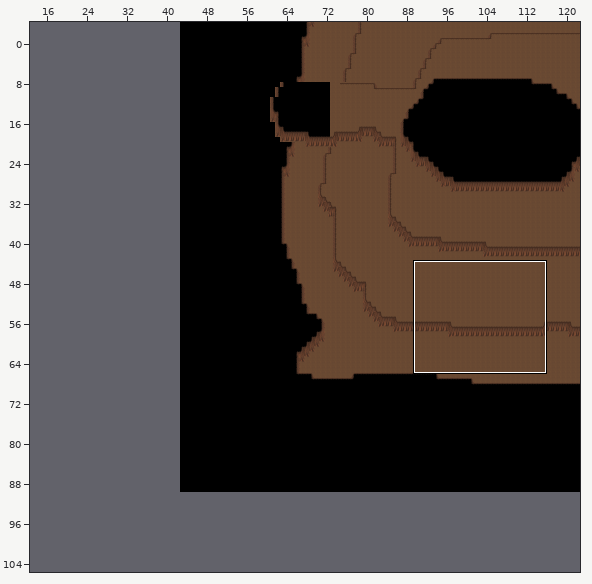
Tiled map: tmwdata/maps/001-3.tmx. Above, an overview of the earlier version with the close-up marked.
Close-up. As it was:
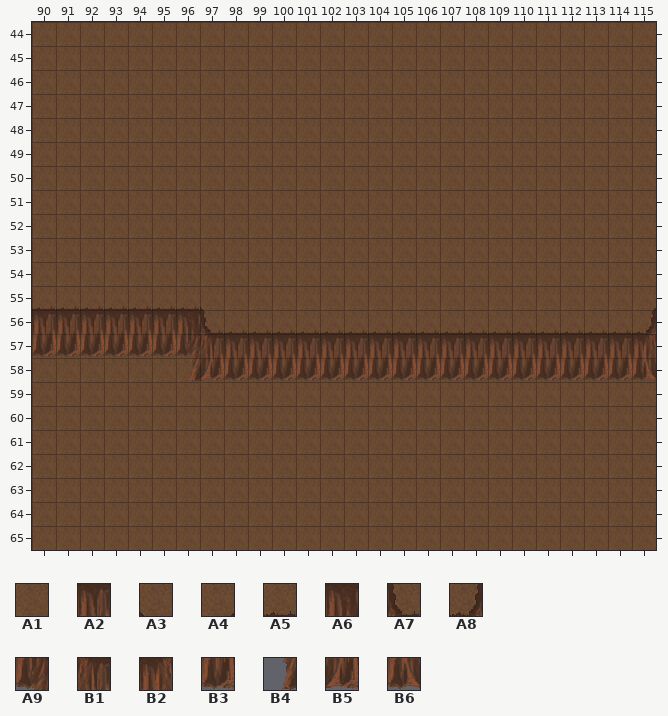
Cells are 32x32 px. Shown: x 90..115, y 44..65. The commit also changed other parts of the map, which this record leaves out. The old version is drawn lined up with the new one. Not drawn, because the pictures are missing: unchanged layer "set".
Key: from "cave": A1 4, A2 52; from "cave_bilevel": A3 93, A4 94, A5 117, A6 120, A7 121, A8 122, A9 136, B1 137, B2 138, B3 149, B4 152, B5 153, B6 154.
__ is an empty cell, ## one hidden under a higher layer.
Layers that did not change in this view are not listed.
Layer "Ground2" before, first column x 90:
44 A1 A1 A1 A1 A1 A1 A1 A1 A1 A1 A1 A1 A1 A1 A1 A1 A1 A1 A1 A1 A1 A1 A1 A1 A1 A1
45 A1 A1 A1 A1 A1 A1 A1 A1 A1 A1 A1 A1 A1 A1 A1 A1 A1 A1 A1 A1 A1 A1 A1 A1 A1 A1
46 A1 A1 A1 A1 A1 A1 A1 A1 A1 A1 A1 A1 A1 A1 A1 A1 A1 A1 A1 A1 A1 A1 A1 A1 A1 A1
47 A1 A1 A1 A1 A1 A1 A1 A1 A1 A1 A1 A1 A1 A1 A1 A1 A1 A1 A1 A1 A1 A1 A1 A1 A1 A1
48 A1 A1 A1 A1 A1 A1 A1 A1 A1 A1 A1 A1 A1 A1 A1 A1 A1 A1 A1 A1 A1 A1 A1 A1 A1 A1
49 A1 A1 A1 A1 A1 A1 A1 A1 A1 A1 A1 A1 A1 A1 A1 A1 A1 A1 A1 A1 A1 A1 A1 A1 A1 A1
50 A1 A1 A1 A1 A1 A1 A1 A1 A1 A1 A1 A1 A1 A1 A1 A1 A1 A1 A1 A1 A1 A1 A1 A1 A1 A1
51 A1 A1 A1 A1 A1 A1 A1 A1 A1 A1 A1 A1 A1 A1 A1 A1 A1 A1 A1 A1 A1 A1 A1 A1 A1 A1
52 A1 A1 A1 A1 A1 A1 A1 A1 A1 A1 A1 A1 A1 A1 A1 A1 A1 A1 A1 A1 A1 A1 A1 A1 A1 A1
53 A1 A1 A1 A1 A1 A1 A1 A1 A1 A1 A1 A1 A1 A1 A1 A1 A1 A1 A1 A1 A1 A1 A1 A1 A1 A1
54 A1 A1 A1 A1 A1 A1 A1 A1 A1 A1 A1 A1 A1 A1 A1 A1 A1 A1 A1 A1 A1 A1 A1 A1 A1 A1
55 ## ## ## ## ## ## ## ## A1 A1 A1 A1 A1 A1 A1 A1 A1 A1 A1 A1 A1 A1 A1 A1 A1 ##
56 ## ## ## ## ## ## ## ## ## ## ## ## ## ## ## ## ## ## ## ## ## ## ## ## ## ##
57 A1 A1 A1 A1 A1 A1 A1 ## ## ## ## ## ## ## ## ## ## ## ## ## ## ## ## ## ## ##
58 A1 A1 A1 A1 A1 A1 A1 A1 A1 A1 A1 A1 A1 A1 A1 A1 A1 A1 A1 A1 A1 A1 A1 A1 A1 A1
59 A1 A1 A1 A1 A1 A1 A1 A1 A1 A1 A1 A1 A1 A1 A1 A1 A1 A1 A1 A1 A1 A1 A1 A1 A1 A1
60 A1 A1 A1 A1 A1 A1 A1 A1 A1 A1 A1 A1 A1 A1 A1 A1 A1 A1 A1 A1 A1 A1 A1 A1 A1 A1
61 A1 A1 A1 A1 A1 A1 A1 A1 A1 A1 A1 A1 A1 A1 A1 A1 A1 A1 A1 A1 A1 A1 A1 A1 A1 A1
62 A1 A1 A1 A1 A1 A1 A1 A1 A1 A1 A1 A1 A1 A1 A1 A1 A1 A1 A1 A1 A1 A1 A1 A1 A1 A1
63 A1 A1 A1 A1 A1 A1 A1 A1 A1 A1 A1 A1 A1 A1 A1 A1 A1 A1 A1 A1 A1 A1 A1 A1 A1 A1
64 A1 A1 A1 A1 A1 A1 A1 A1 A1 A1 A1 A1 A1 A1 A1 A1 A1 A1 A1 A1 A1 A1 A1 A1 A1 A1
65 A1 A1 A1 A1 A1 A1 A1 A1 A1 A1 A1 A1 A1 A1 A1 A1 A1 A1 A1 A1 A1 A1 A1 A1 A1 A1
Layer "piso" before, first column x 90:
48 __ __ __ __ __ __ __ __ __ __ __ __ __ __ __ __ __ __ __ __ __ __ __ __ __ __
49 __ __ __ __ __ __ __ __ __ __ __ __ __ __ __ __ __ __ __ __ __ __ __ __ __ __
50 __ __ __ __ __ __ __ __ __ __ __ __ __ __ __ __ __ __ __ __ __ __ __ __ __ __
51 __ __ __ __ __ __ __ __ __ __ __ __ __ __ __ __ __ __ __ __ __ __ __ __ __ __
52 __ __ __ __ __ __ __ __ __ __ __ __ __ __ __ __ __ __ __ __ __ __ __ __ __ __
53 __ __ __ __ __ __ __ __ __ __ __ __ __ __ __ __ __ __ __ __ __ __ __ __ __ __
54 __ __ __ __ __ __ __ __ __ __ __ __ __ __ __ __ __ __ __ __ __ __ __ __ __ __
55 A5 A5 A5 A5 A5 A5 A5 A3 __ __ __ __ __ __ __ __ __ __ __ __ __ __ __ __ __ A4
56 A2 A2 A2 A2 A2 A2 A6 A7 A5 A5 A5 A5 A5 A5 A5 A5 A5 A5 A5 A5 A5 A5 A5 A5 A5 A8
57 B3 B3 B3 B3 B3 B3 A9 B1 A2 A2 A2 A2 A2 A2 A2 A2 A2 A2 A2 A2 A2 A2 A2 A2 A2 B2
58 __ __ __ __ __ __ B4 B5 B3 B3 B3 B3 B3 B3 B3 B3 B3 B3 B3 B3 B3 B3 B3 B3 B3 B6
59 __ __ __ __ __ __ __ __ __ __ __ __ __ __ __ __ __ __ __ __ __ __ __ __ __ __
60 __ __ __ __ __ __ __ __ __ __ __ __ __ __ __ __ __ __ __ __ __ __ __ __ __ __
61 __ __ __ __ __ __ __ __ __ __ __ __ __ __ __ __ __ __ __ __ __ __ __ __ __ __
62 __ __ __ __ __ __ __ __ __ __ __ __ __ __ __ __ __ __ __ __ __ __ __ __ __ __
63 __ __ __ __ __ __ __ __ __ __ __ __ __ __ __ __ __ __ __ __ __ __ __ __ __ __
64 __ __ __ __ __ __ __ __ __ __ __ __ __ __ __ __ __ __ __ __ __ __ __ __ __ __
After the commit:
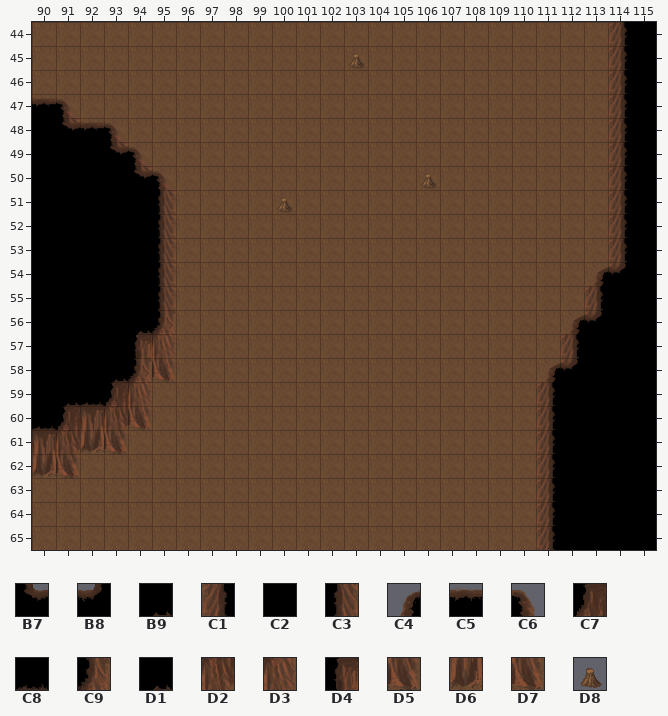
Further tiles: from "cave": B7 8, B8 9, B9 18, C1 19, C2 20, C3 21, C4 22, C5 23, C6 24, C7 34, C8 36, C9 37, D1 38, D2 50, D3 53, D4 54, D5 66, D6 68, D7 69, D8 122.
What changed:
Changed rows in their new state; .. is an unchanged cell.
everything moved by +43,-50 cells (the old picture is shown already moved)
Layer "Ground2" (removed):
first column x 90:
44 .. .. .. .. .. .. .. .. .. .. .. .. .. .. .. .. .. .. .. .. .. .. .. .. __ __
45 .. .. .. .. .. .. .. .. .. .. .. .. .. __ .. .. .. .. .. .. .. .. .. .. __ __
46 .. .. .. .. .. .. .. .. .. .. .. .. .. .. .. .. .. .. .. .. .. .. .. .. __ __
47 __ __ .. .. .. .. .. .. .. .. .. .. .. .. .. .. .. .. .. .. .. .. .. .. __ __
48 __ __ __ __ .. .. .. .. .. .. .. .. .. .. .. .. .. .. .. .. .. .. .. .. __ __
49 __ __ __ __ __ .. .. .. .. .. .. .. .. .. .. .. .. .. .. .. .. .. .. .. __ __
50 __ __ __ __ __ __ .. .. .. .. .. .. .. .. .. .. __ .. .. .. .. .. .. .. __ __
51 __ __ __ __ __ __ .. .. .. .. __ .. .. .. .. .. .. .. .. .. .. .. .. .. __ __
52 __ __ __ __ __ __ .. .. .. .. .. .. .. .. .. .. .. .. .. .. .. .. .. .. __ __
53 __ __ __ __ __ __ .. .. .. .. .. .. .. .. .. .. .. .. .. .. .. .. .. .. __ __
54 __ __ __ __ __ __ .. .. .. .. .. .. .. .. .. .. .. .. .. .. .. .. .. __ __ __
55 .. .. .. .. .. .. .. .. .. .. .. .. .. .. .. .. .. .. .. .. .. .. .. __ __ ..
57 __ __ __ __ __ __ __ .. .. .. .. .. .. .. .. .. .. .. .. .. .. .. .. .. .. ..
58 __ __ __ __ __ __ __ __ __ __ __ __ __ __ __ __ __ __ __ __ __ __ __ __ __ __
59 __ __ __ __ __ .. .. .. .. .. .. .. .. .. .. .. .. .. .. .. .. __ __ __ __ __
60 __ __ __ __ __ .. .. .. .. .. .. .. .. .. .. .. .. .. .. .. .. __ __ __ __ __
61 __ __ __ __ .. .. .. .. .. .. .. .. .. .. .. .. .. .. .. .. .. __ __ __ __ __
62 __ __ .. .. .. .. .. .. .. .. .. .. .. .. .. .. .. .. .. .. .. __ __ __ __ __
63 .. .. .. .. .. .. .. .. .. .. .. .. .. .. .. .. .. .. .. .. .. __ __ __ __ __
64 .. .. .. .. .. .. .. .. .. .. .. .. .. .. .. .. .. .. .. .. .. __ __ __ __ __
65 .. .. .. .. .. .. .. .. .. .. .. .. .. .. .. .. .. .. .. .. .. __ __ __ __ __
Layer "piso" (removed):
first column x 90:
55 __ __ __ __ __ __ __ .. .. .. .. .. .. .. .. .. .. .. .. .. .. .. .. .. .. __
56 __ __ __ __ __ __ __ __ __ __ __ __ __ __ __ __ __ __ __ __ __ __ __ __ __ __
57 __ __ __ __ __ __ __ __ __ __ __ __ __ __ __ __ __ __ __ __ __ __ __ __ __ __
58 .. .. .. .. .. .. __ __ __ __ __ __ __ __ __ __ __ __ __ __ __ __ __ __ __ __
Layer "Ground":
first column x 90:
44 .. .. .. .. .. .. .. .. .. .. .. .. .. .. .. .. .. .. .. .. .. .. .. .. C1 C2
45 .. .. .. .. .. .. .. .. .. .. .. .. .. A1 .. .. .. .. .. .. .. .. .. .. C1 C2
46 .. .. .. .. .. .. .. .. .. .. .. .. .. .. .. .. .. .. .. .. .. .. .. .. C1 C2
47 A1 A1 .. .. .. .. .. .. .. .. .. .. .. .. .. .. .. .. .. .. .. .. .. .. C1 C2
48 C2 C3 A1 A1 .. .. .. .. .. .. .. .. .. .. .. .. .. .. .. .. .. .. .. .. C1 C2
49 C2 C2 C2 C3 A1 .. .. .. .. .. .. .. .. .. .. .. .. .. .. .. .. .. .. .. C1 C2
50 C2 C2 C2 C2 C3 A1 .. .. .. .. .. .. .. .. .. .. A1 .. .. .. .. .. .. .. C1 C2
51 C2 C2 C2 C2 C2 C3 .. .. .. .. A1 .. .. .. .. .. .. .. .. .. .. .. .. .. C1 C2
52 C2 C2 C2 C2 C2 C3 .. .. .. .. .. .. .. .. .. .. .. .. .. .. .. .. .. .. C1 C2
53 C2 C2 C2 C2 C2 C3 .. .. .. .. .. .. .. .. .. .. .. .. .. .. .. .. .. .. C1 C2
54 C2 C2 C2 C2 C2 C3 .. .. .. .. .. .. .. .. .. .. .. .. .. .. .. .. .. A1 C1 C2
55 C2 C2 C2 C2 C2 C3 A1 .. .. .. .. .. .. .. .. .. .. .. .. .. .. .. .. C1 C2 C2
56 C2 C2 C2 C2 D1 C9 A1 A1 A1 A1 A1 A1 A1 A1 A1 A1 A1 A1 A1 A1 A1 A1 A1 C1 C2 C2
57 C2 C2 C2 C2 D4 D3 A1 A1 A1 A1 A1 A1 A1 A1 A1 A1 A1 A1 A1 A1 A1 A1 C1 C2 C2 C2
58 C2 C2 C2 B9 C9 D7 A1 A1 A1 A1 A1 A1 A1 A1 A1 A1 A1 A1 A1 A1 A1 A1 C1 C2 C2 C2
59 C2 B9 C8 C7 D3 .. .. .. .. .. .. .. .. .. .. .. .. .. .. .. .. C1 C2 C2 C2 C2
60 C8 C7 A2 D2 D7 .. .. .. .. .. .. .. .. .. .. .. .. .. .. .. .. C1 C2 C2 C2 C2
61 A2 D2 D6 D5 .. .. .. .. .. .. .. .. .. .. .. .. .. .. .. .. .. C1 C2 C2 C2 C2
62 D6 D5 .. .. .. .. .. .. .. .. .. .. .. .. .. .. .. .. .. .. .. C1 C2 C2 C2 C2
63 .. .. .. .. .. .. .. .. .. .. .. .. .. .. .. .. .. .. .. .. .. C1 C2 C2 C2 C2
64 .. .. .. .. .. .. .. .. .. .. .. .. .. .. .. .. .. .. .. .. .. C1 C2 C2 C2 C2
65 .. .. .. .. .. .. .. .. .. .. .. .. .. .. .. .. .. .. .. .. .. C1 C2 C2 C2 C2
Layer "Fringe":
first column x 103:
45 D8
first column x 100:
50 .. .. .. .. .. .. D8
51 D8 .. .. .. .. .. ..
Layer "Over":
first column x 90:
47 C5 C6 .. .. .. ..
48 .. B7 C5 C6 .. ..
49 .. .. .. B7 C6 ..
50 .. .. .. .. B7 C6
first column x 111:
54 .. .. C4 B8
56 .. C4 B8 ..
58 C4 B8 .. ..
Boxes around the changes in both close-ups, in picture pixels (x1, y1, x2, y2):
changed: (32, 22, 656, 550)
